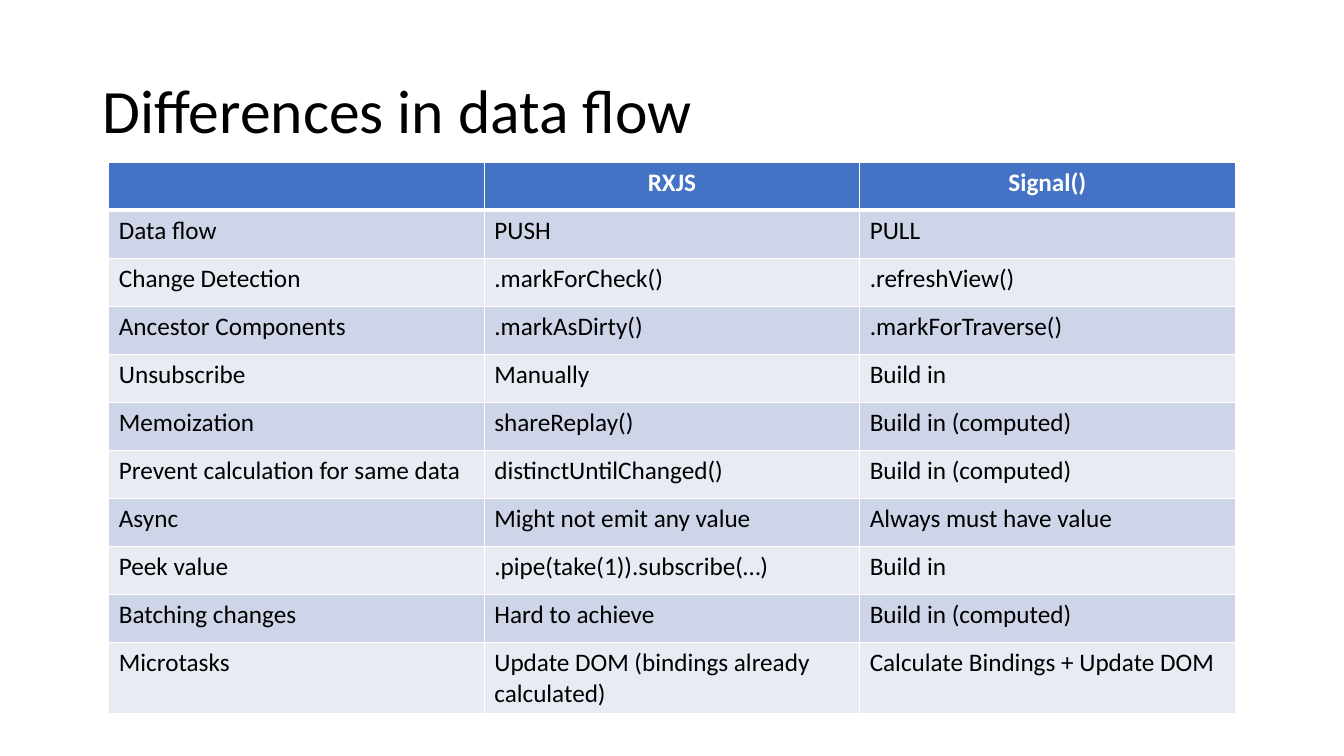
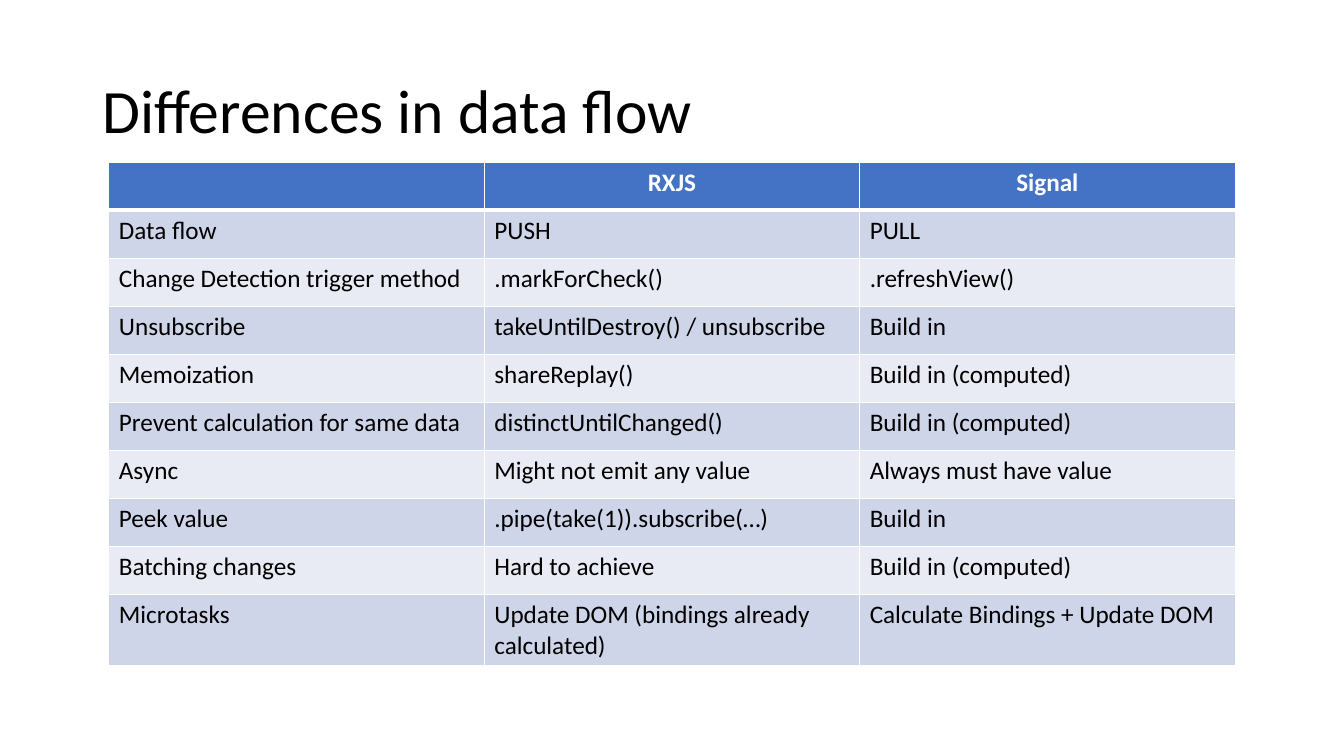
Before and after one commit to Trolejbus/AngularSignalsKnowledgeShare, a slide deck: slide 7 of Signals in Angular.pptx (slide 11 before the commit). Drawn at 1344x756 pixels with LibreOffice and Linux fonts; fonts in the diff are those of the drawing. Boxes give left, top, right and bottom in pixels: in the first picture for what was removed or moved away, otherwise in the second. Text is boxed around its words. In the diff, an @@ line names an element or a change of style, - is before the commit and + after.

```diff
--- a/Signals in Angular.pptx
+++ b/Signals in Angular.pptx
@@ table at (x1=109, y1=162, x2=1234, y2=665) @@
-row 1, column 3: Signal()
+row 1, column 3: Signal
-row 3: Change Detection | .markForCheck() | .refreshView()
-row 4: Ancestor Components | .markAsDirty() | .markForTraverse()
-row 5: Unsubscribe | Manually | Build in
+row 3: Change Detection trigger method | .markForCheck() | .refreshView()
+row 4: Unsubscribe | takeUntilDestroy() / unsubscribe | Build in
```
Also in this commit, not shown: 9 other slides changed, 2 slides removed, 2 other files.
